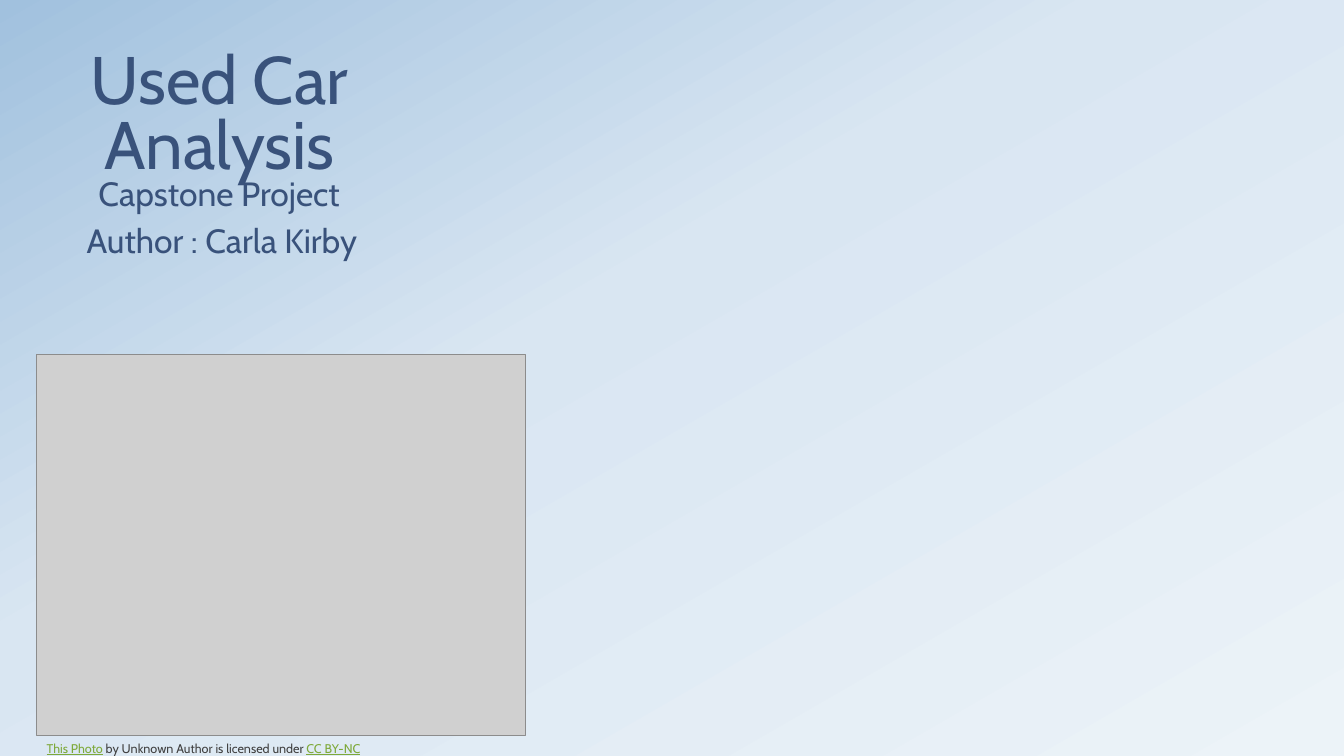
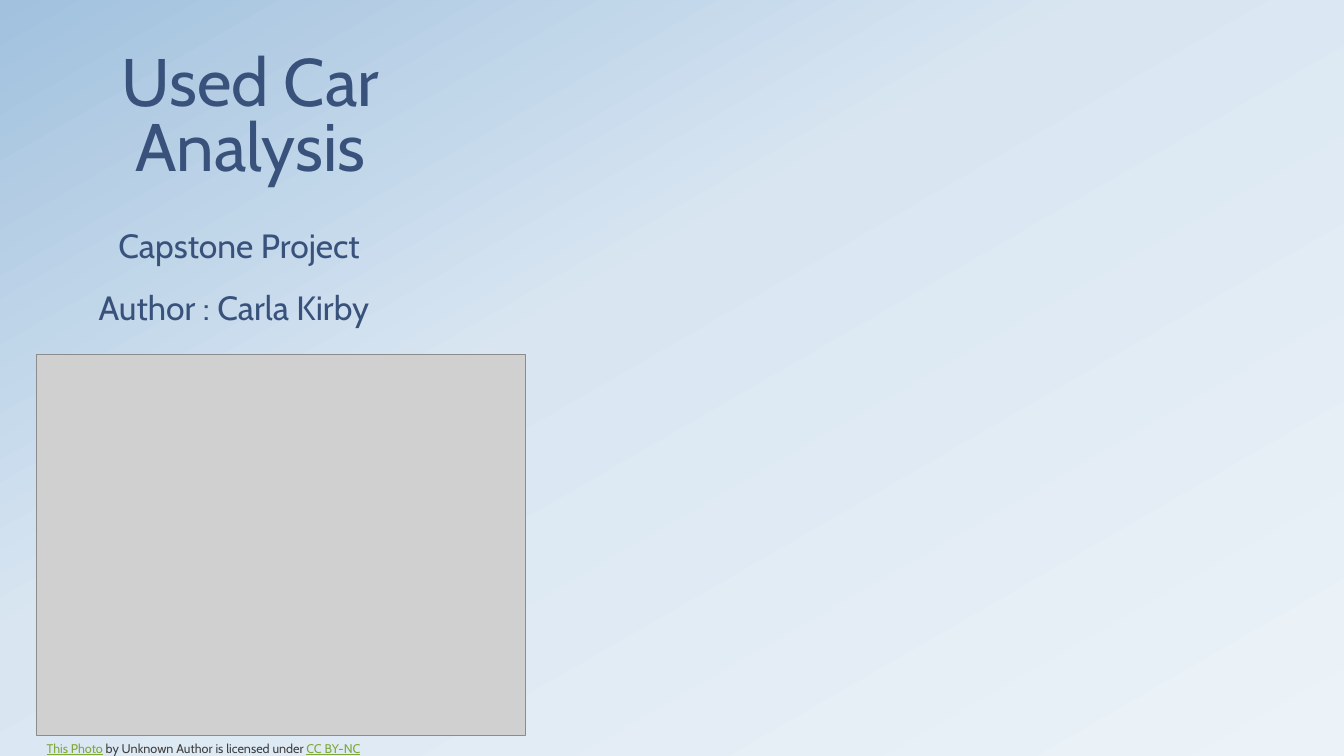
Before and after one commit to githosted/CAPSTONE, a slide deck: slide 1 of Capstone.pptx. Drawn at 1344x756 pixels with LibreOffice and Linux fonts; fonts in the diff are those of the drawing; grey boxes stand for pictures; background and template pictures are left out. Boxes give left, top, right and bottom in pixels: in the first picture for what was removed or moved away, otherwise in the second. Text is boxed around its words. In the diff, an @@ line names an element or a change of style, - is before the commit and + after.

```diff
--- a/Capstone.pptx
+++ b/Capstone.pptx
@@ title "Used Car Analysis": place and size @@
-title "Used Car Analysis" at (91,53,348,185)
+title "Used Car Analysis" at (122,55,379,186)
@@ text "Capstone Project" rewrapped from (98,178,340,214) to (118,234,360,266) @@
@@ subtitle "Author : Carla Kirby": place and size @@
-subtitle "Author : Carla Kirby" at (87,228,357,261)
+subtitle "Author : Carla Kirby" at (99,295,369,328)
```
Also in this commit, not shown: 4 other slides changed, 3 slides added, 3 slides removed, 3 other files.
